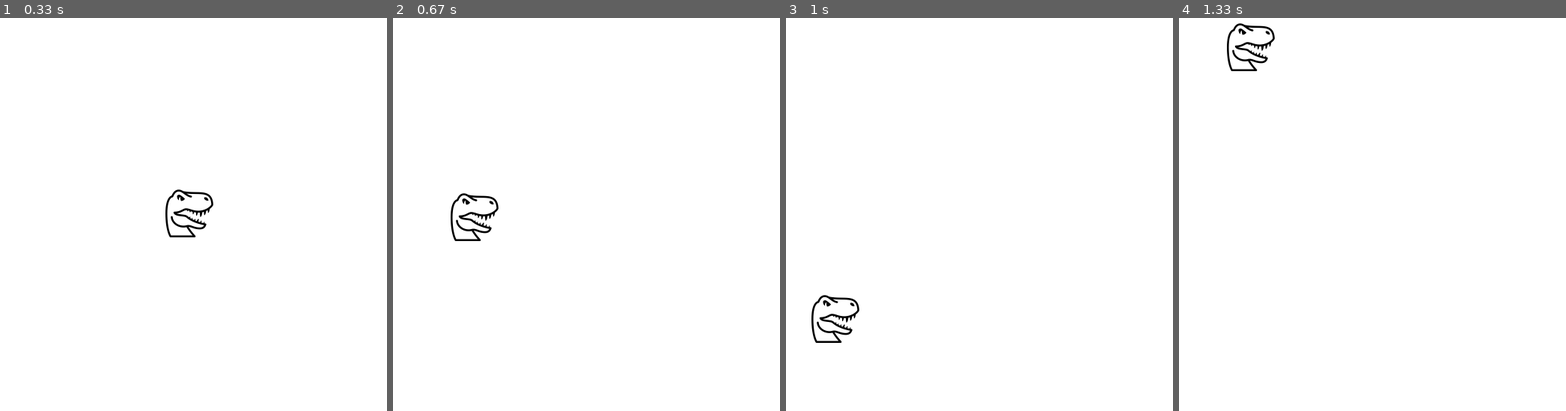
Above: before the commit, frames 1-4 (left to right).
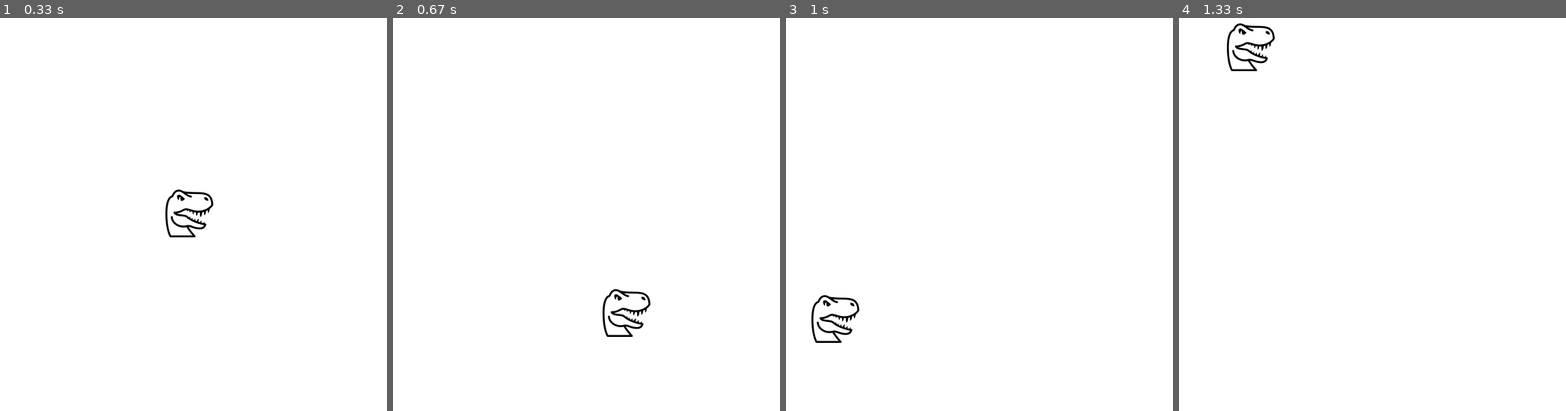
Above: after the commit, the same moments.

Repository: Andrew-2609/basic_pygame
Game: pygame game, started from 7_mouse_movement.py
Two runs of this game, one before a commit and one after it. Both use one fixed random seed, a clock stepped at 60 frames per second and the inputs below.
Inputs (mouse positions are in pixels of both pictures, inside the frame that each line leads up to):
- Up to frame 1 (0.33 s): no input
- Up to frame 2 (0.67 s): press the mouse at (474, 218) at 0.37 s; move the mouse to (551, 265) at 0.47 s; release the mouse at (625, 312) at 0.6 s
- Up to frame 3 (1 s): click (836, 320) at 0.72 s
- Up to frame 4 (1.33 s): click (1252, 45) at 1.05 s

Frame 1 is identical in both runs. In frame 2, 1.0% of the frame differs, in the area x 14-67%, y 44-82%; in frame 3, nothing differs; in frame 4, nothing differs.

Commit message:
movement based on holding the mouse button implemented for dino_rect at 7_mouse_movement.py

Diff:
--- a/7_mouse_movement.py
+++ b/7_mouse_movement.py
@@ -29,6 +29,9 @@
             mouse_y = event.pos[1]
             dino_rect.center = (mouse_x, mouse_y)
 
+        if event.type == pygame.MOUSEMOTION and event.buttons[0] == 1:
+            dino_rect.center = (event.pos[0], event.pos[1])
+
     # Clear the display
     display_surface.fill((255, 255, 255))
 
